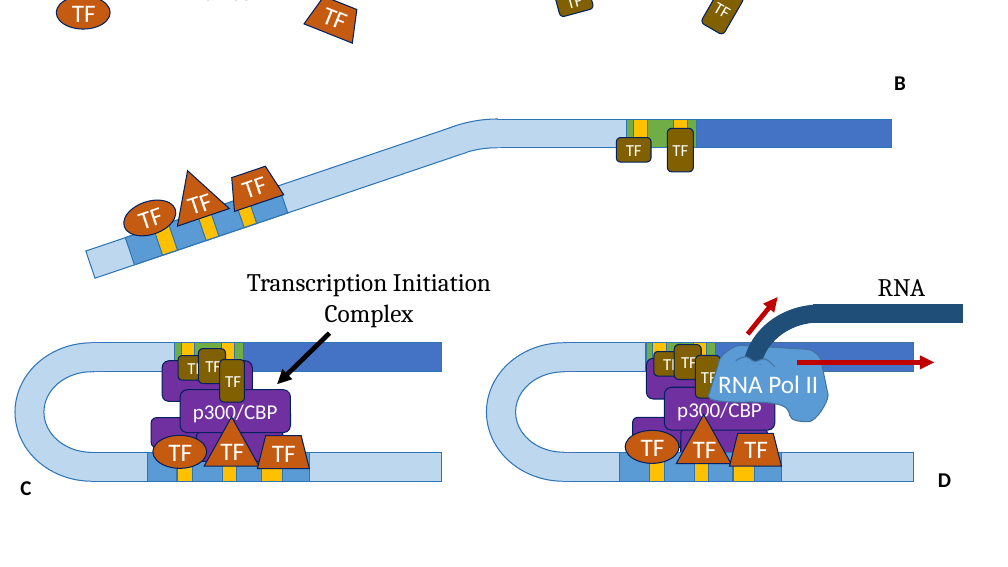
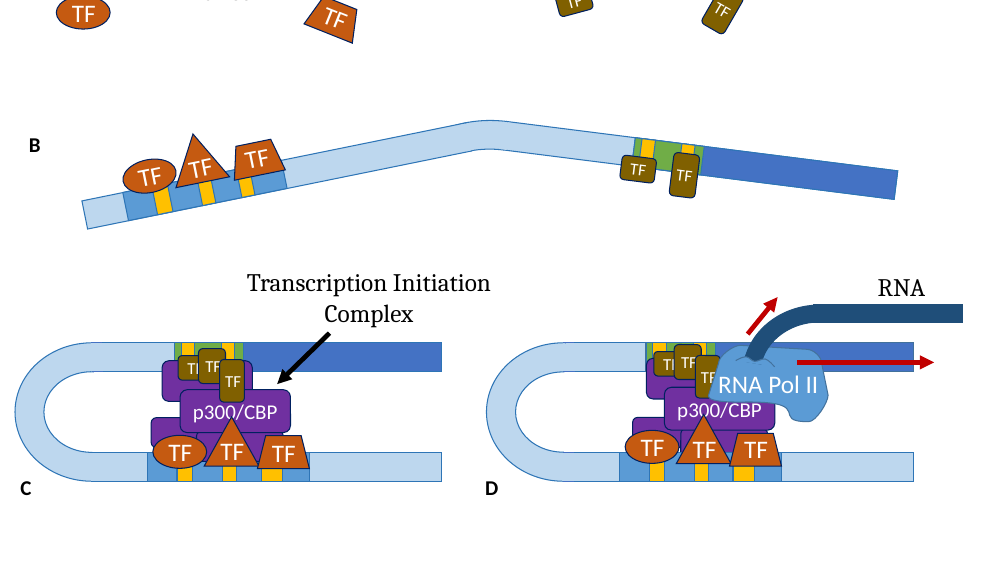
Before and after one commit to David-Taub/HOP-HMM, a slide deck: slide 2 of Help/Figures1.pptx. Drawn at 1008x567 pixels with LibreOffice and Linux fonts; fonts in the diff are those of the drawing. Boxes give left, top, right and bottom in pixels: in the first picture for what was removed or moved away, otherwise in the second. Text is boxed around its words. In the diff, an @@ line names an element or a change of style, - is before the commit and + after.

```diff
--- a/Help/Figures1.pptx
+++ b/Help/Figures1.pptx
@@ ellipse "B": place and size @@
-ellipse "B" at (883,68,910,95)
+ellipse "B" at (17,131,45,158)
@@ text "TF": place and size @@
-text "TF" at (142,207,165,237)
+text "TF" at (140,167,163,193)
@@ text "TF": place and size @@
-text "TF" at (191,191,214,222)
+text "TF" at (191,156,214,185)
@@ text "TF": place and size @@
-text "TF" at (246,176,269,205)
+text "TF" at (247,149,270,175)
@@ rectangle at (461,124,474,152): rotation 340 to 347 degrees @@
@@ rotation 0 to 7 degrees in 9 elements at (619,155,657,184), (669,152,700,198), (388,109,608,285), (500,122,511,150), (639,138,656,169), (632,138,705,175), (679,144,696,174), (503,121,898,199), (632,138,898,199) @@
@@ rotation 341 to 348 degrees in 11 elements at (247,149,270,175), (191,156,214,185), (140,167,163,193), (236,167,255,198), (82,123,472,229), (228,137,286,180), (197,175,216,206), (167,129,230,188), (123,160,287,221), (152,183,173,215), (120,155,179,198) @@
@@ ellipse "D": place and size @@
-ellipse "D" at (927,466,954,493)
+ellipse "D" at (474,474,501,501)
```
Also in this commit, not shown: 10 other files.
